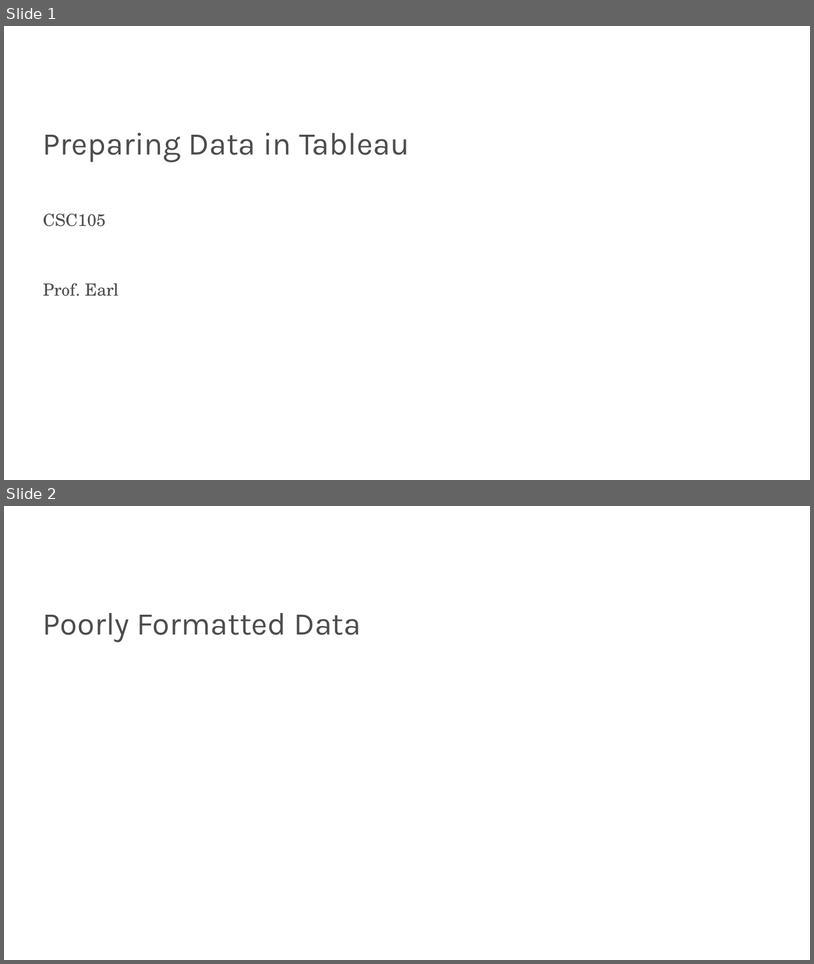
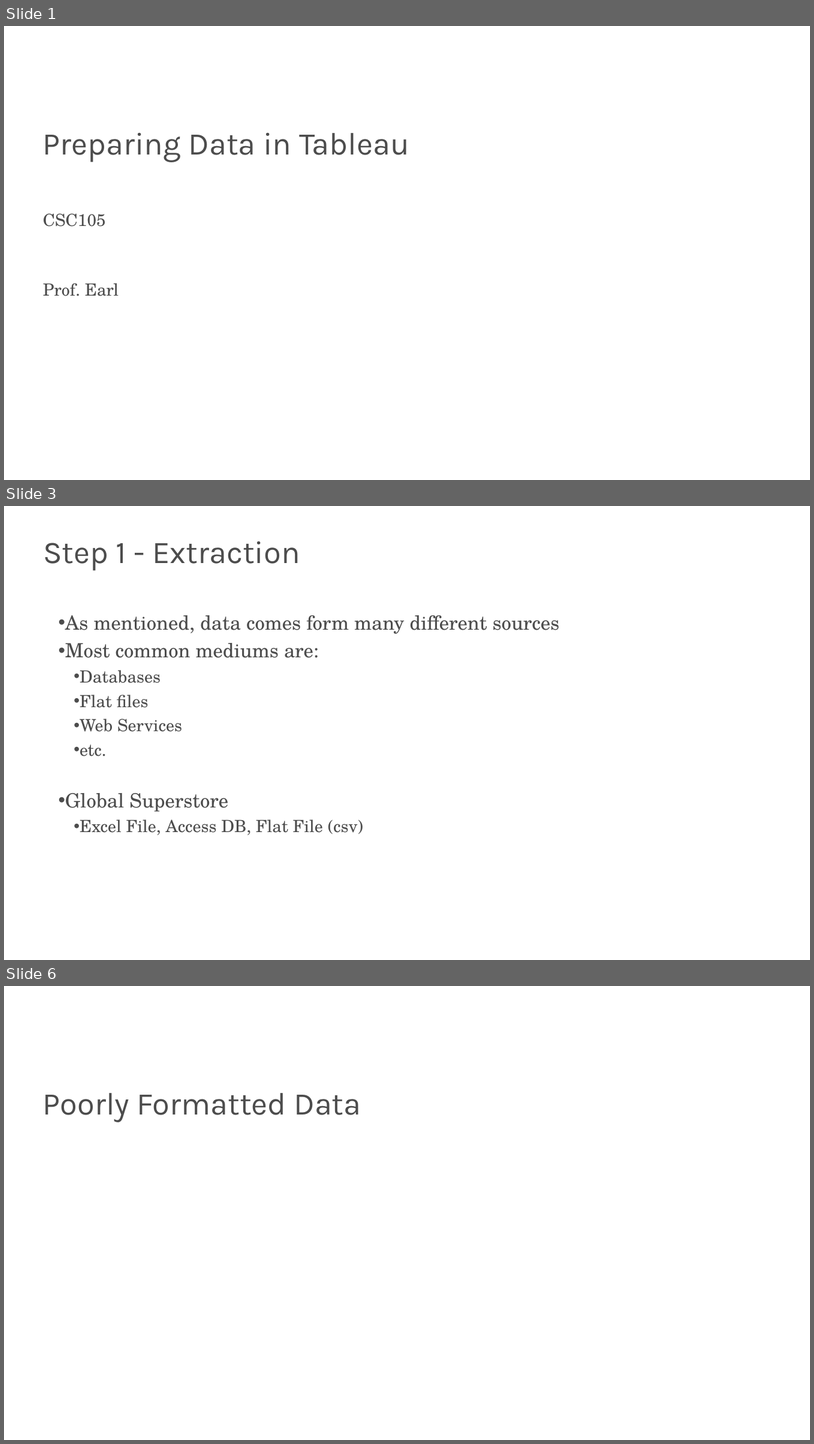
Before and after one commit to pat-earl/faculty-page, a slide deck: src/teaching/2021-2022/105-data-viz/slides/Preparing Data in Tableau.pptx. Shown one above the other, each under a label of ours: slides 1 and 2 before the commit, slides 1, 3 and 6 after it; the slides between them are not shown. The pictures are 814x964 and 814x1444 pixels, drawn with LibreOffice and Linux fonts; fonts in the diff are those of the drawing; background and template pictures are left out. Boxes give left, top, right and bottom in pixels: in the first picture for what was removed or moved away, otherwise in the second. Text is boxed around its words. In the diff, an @@ line names an element or a change of style, - is before the commit and + after.

```diff
--- a/src/teaching/2021-2022/105-data-viz/slides/Preparing Data in Tableau.pptx
+++ b/src/teaching/2021-2022/105-data-viz/slides/Preparing Data in Tableau.pptx
@@ slide 3 added at (x1=4, y1=506, x2=810, y2=960), background #FFFFFF @@
@@ text added at (x1=43, y1=541, x2=300, y2=570), 45 pt, text #4C4C4C @@
+Step 1 - Extraction
@@ text added at (x1=65, y1=615, x2=560, y2=835), 28 pt, text #4C4C4C @@
+• As mentioned, data comes form many different sources
+• Most common mediums are:
+  • Databases
+  • Flat files
+  • Web Services
+  • etc.
+• Global Superstore
+  • Excel File, Access DB, Flat File (csv)
@@ what was slide 2 is now slide 6 @@
```
Also in this commit, not shown: 3 other slides added.
